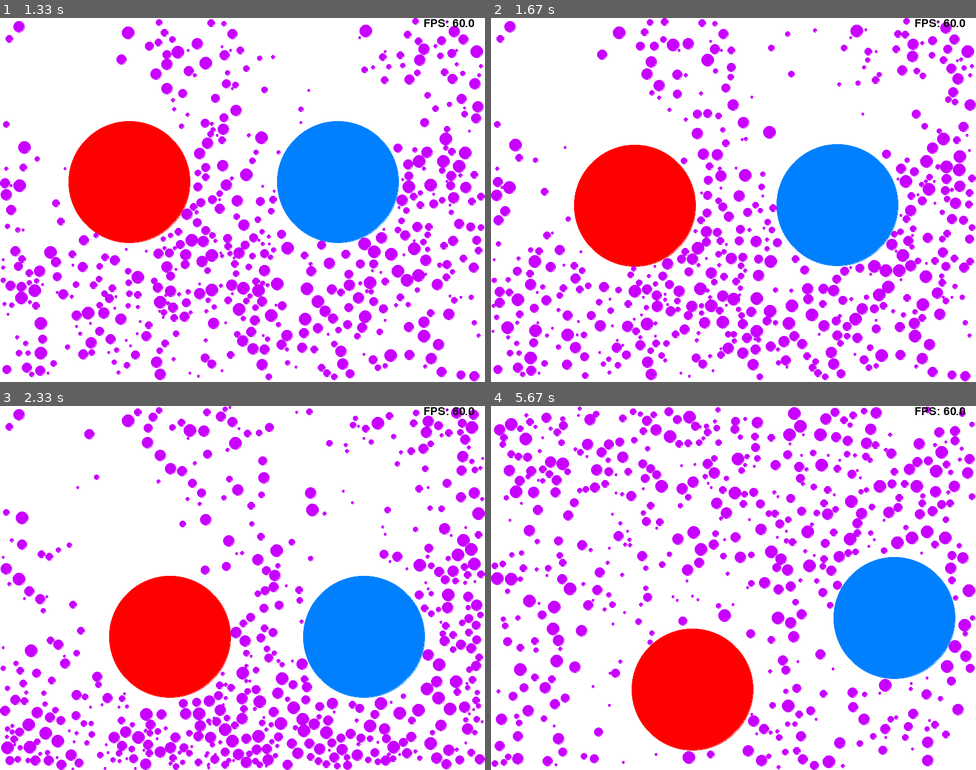
Above: before the commit, frames 1-4 (two rows, left to right).
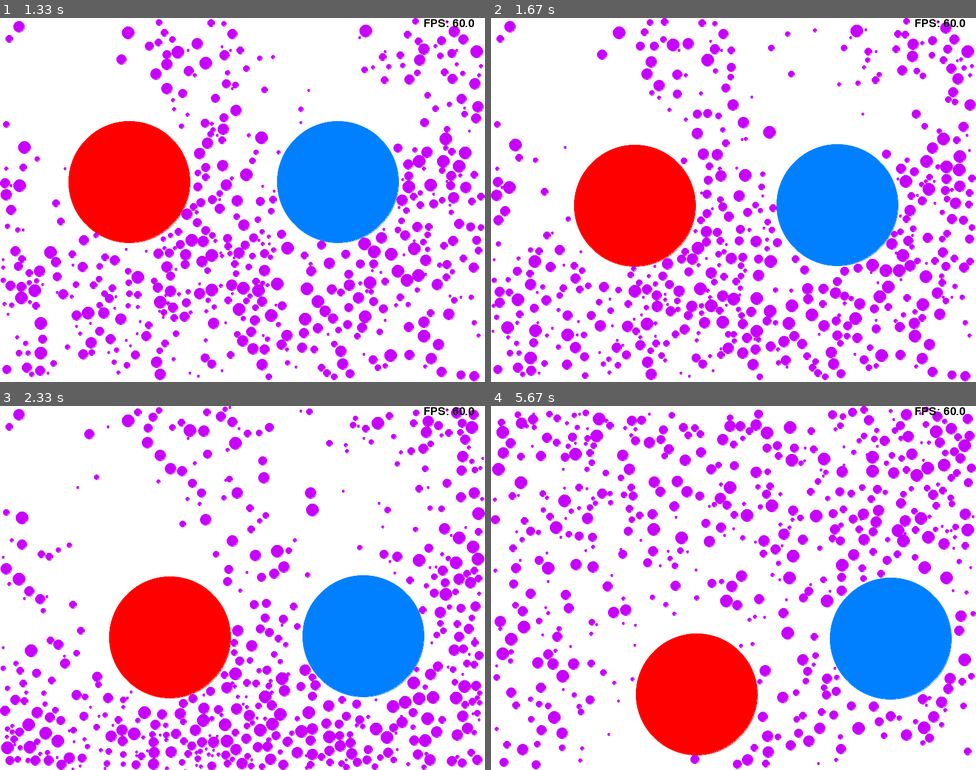
Above: after the commit, the same moments.

Repository: MatKrzykowski/Particles
Game: pygame game, started from Pygame_visualization.py
Same seed, same stepped clock (60 frames per second), same inputs: the game is played once before the commit and once after it.
Inputs:
- Up to frame 1 (1.33 s): no input
- Up to frame 2 (1.67 s): no input
- Up to frame 3 (2.33 s): no input
- Up to frame 4 (5.67 s): no input

Frame 1 is identical in both runs. In frame 2, 0.6% of the frame differs, in the area x 43-89%, y 40-86%; in frame 3, 13%; in frame 4, 30%, in the area x 0-100%, y 0-100%.

Commit message:
Introduce subgrid class

Diff:
--- a/BM_common.py
+++ b/BM_common.py
@@ -20,8 +20,7 @@
 import numpy as np
 import pygame
 
-# Size of the window
-WIDTH, HEIGHT = 800, 600
+from config import default_config as config
 
 # Colors
 BLACK = (0, 0, 0)
@@ -87,12 +86,15 @@
 
         self.generate_particles()
 
-        assert (WIDTH % self.subgid_size == 0)
-        assert (HEIGHT % self.subgid_size == 0)
-        self.n_grid_x = WIDTH // self.subgid_size
-        self.n_grid_y = HEIGHT // self.subgid_size
-
-        self.subgrid = defaultdict(list)
+        assert (config.width % self.subgid_size == 0)
+        assert (config.height % self.subgid_size == 0)
+        self.n_grid_x = config.width // self.subgid_size
+        self.n_grid_y = config.height // self.subgid_size
+
+        self.subgrid = {}
+        for i in range(self.n_grid_x):
+            for j in range(self.n_grid_y):
+                self.subgrid[(i, j)] = Subgrid()
 
         for item in self.items:
             r = item.radius
@@ -107,7 +109,7 @@
             item.max_y = max_y
             for i in range(min_x, max_x):
                 for j in range(min_y, max_y):
-                    self.subgrid[(i, j)].append(item)
+                    self.subgrid[(i, j)].add(item)
 
     def generate_big(self):
         """Add up to 2 big particles in specified locations."""
@@ -124,8 +126,8 @@
             r = np.random.randint(self.min_r, self.max_r + 1)
 
             # Randomize position
-            pos = (r + np.random.randint(WIDTH - 2 * r),
-                   r + np.random.randint(HEIGHT - 2 * r))
+            pos = (r + np.random.randint(config.width - 2 * r),
+                   r + np.random.randint(config.height - 2 * r))
 
             # Check if there are no particle overlap
             for item in self.items:
@@ -160,20 +162,20 @@
         for item in self.items:
             item.increment(self.dt)  # Integrate position using velocity
 
+        z = 1 / self.subgid_size
         for item in self.items:
             r = item.radius
-            x = 1 / self.subgid_size
-            min_x = max(0, int((item.position[0] - r) * x))
-            max_x = min(self.n_grid_x, int((item.position[0] + r) * x) + 1)
-            min_y = max(0, int((item.position[1] - r) * x))
-            max_y = min(self.n_grid_y, int((item.position[1] + r) * x) + 1)
+            min_x = max(0, int((item.position[0] - r) * z))
+            max_x = min(self.n_grid_x, int((item.position[0] + r) * z) + 1)
+            min_y = max(0, int((item.position[1] - r) * z))
+            max_y = min(self.n_grid_y, int((item.position[1] + r) * z) + 1)
             if min_x != item.min_x:
                 if min_x > item.min_x:
                     for y in range(item.min_y, item.max_y):
                         self.subgrid[(item.min_x, y)].remove(item)
                 else:
                     for y in range(item.min_y, item.max_y):
-                        self.subgrid[(min_x, y)].append(item)
+                        self.subgrid[(min_x, y)].add(item)
                 item.min_x = min_x
             if max_x != item.max_x:
                 if max_x < item.max_x:
@@ -181,7 +183,7 @@
                         self.subgrid[(max_x, y)].remove(item)
                 else:
                     for y in range(item.min_y, item.max_y):
-                        self.subgrid[(item.max_x, y)].append(item)
+                        self.subgrid[(item.max_x, y)].add(item)
                 item.max_x = max_x
             if min_y != item.min_y:
                 if min_y > item.min_y:
@@ -189,7 +191,7 @@
                         self.subgrid[(x, item.min_y)].remove(item)
                 else:
                     for x in range(item.min_x, item.max_x):
-                        self.subgrid[(x, min_y)].append(item)
+                        self.subgrid[(x, min_y)].add(item)
                 item.min_y = min_y
             if max_y != item.max_y:
                 if max_y < item.max_y:
@@ -197,7 +199,7 @@
                         self.subgrid[(x, max_y)].remove(item)
                 else:
                     for x in range(item.min_x, item.max_x):
-                        self.subgrid[(x, item.max_y)].append(item)
+                        self.subgrid[(x, item.max_y)].add(item)
                 item.max_y = max_y
 
         for _, item in self.subgrid.items():
@@ -211,18 +213,9 @@
     def calc_collisions_subgrid(self, subgrid):
         if not subgrid:
             return
-        # Prepare distance array
-        dist_arr = np.array([i.position for i in subgrid]).transpose()
-        # 2D array of distance vectors
-        x_arr = dist_arr[0, :]
-        x_arr = np.subtract.outer(x_arr, x_arr)
-        y_arr = dist_arr[1, :]
-        y_arr = np.subtract.outer(y_arr, y_arr)
-        dist_arr = np.hypot(x_arr, y_arr)
-
-        radius_arr = np.array([i.radius for i in subgrid])
-        radius_arr = np.add.outer(radius_arr, radius_arr)
-        radius_arr = radius_arr > dist_arr
+
+        dist_arr = subgrid.dist_arr
+        radius_arr = subgrid.calc_r_array() > dist_arr
 
         # Assign pairs i,j so that they point to the minima
         for i, row in enumerate(dist_arr):
@@ -230,7 +223,7 @@
                 if j >= i:
                     break
                 if radius_arr[i, j]:
-                    simulation_step(subgrid[i], subgrid[j], dist)
+                    simulation_step(subgrid.items[i], subgrid.items[j], dist)
 
 
 class Particle:
@@ -279,12 +272,12 @@
     def reflect(self):
         """Bouncing off the walls by the particle."""
         # Along the x axis
-        if self.position[0] > WIDTH - self.radius and self.velocity[0] > 0:
+        if self.position[0] > config.width - self.radius and self.velocity[0] > 0:
             self.velocity[0] *= -1
         elif self.position[0] < self.radius and self.velocity[0] < 0:
             self.velocity[0] *= -1
         # Along the y axis
-        if self.position[1] > HEIGHT - self.radius and self.velocity[1] > 0:
+        if self.position[1] > config.height - self.radius and self.velocity[1] > 0:
             self.velocity[1] *= -1
         elif self.position[1] < self.radius and self.velocity[1] < 0:
             self.velocity[1] *= -1
@@ -300,3 +293,50 @@
     def draw_particle(self, screen):
         pygame.draw.circle(screen, self.color, self.intpos, self.radius)
         pygame.gfxdraw.aacircle(screen, *self.intpos, self.radius, self.color)
+
+class Subgrid():
+    def __init__(self):
+        self._items = []
+        self.recalculate_r_array = True
+        self.r_array = None
+
+        self.x_arr = np.zeros((1, 1))
+        self.y_arr = np.zeros((1, 1))
+        self._dist_arr = np.zeros((1, 1))
+
+    def add(self, item):
+        self._items.append(item)
+        self.recalculate_r_array = True
+
+    def remove(self, item):
+        self._items.remove(item)
+        self.recalculate_r_array = True
+
+    @property
+    def items(self):
+        return self._items
+
+    def __bool__(self):
+        return len(self._items) > 1
+
+    def calc_r_array(self):
+        if self.recalculate_r_array:
+            radius_arr = np.array([i.radius for i in self._items])
+            self.r_array = np.add.outer(radius_arr, radius_arr)
+            self.recalculate_r_array = False
+        return self.r_array
+
+    @property
+    def dist_arr(self):
+        dist_arr_1d = np.array([i.position for i in self._items]).transpose()
+        x_arr_1d = dist_arr_1d[0, :]
+        y_arr_1d = dist_arr_1d[1, :]
+        if self._dist_arr.shape[0] == len(self._items):
+            self.x_arr = np.subtract.outer(x_arr_1d, x_arr_1d, out=self.x_arr)
+            self.y_arr = np.subtract.outer(y_arr_1d, y_arr_1d, out=self.y_arr)
+            self._dist_arr = np.hypot(self.x_arr, self.y_arr, out=self._dist_arr)
+        else:
+            self.x_arr = np.subtract.outer(x_arr_1d, x_arr_1d)
+            self.y_arr = np.subtract.outer(y_arr_1d, y_arr_1d)
+            self._dist_arr = np.hypot(self.x_arr, self.y_arr)
+        return self._dist_arr
